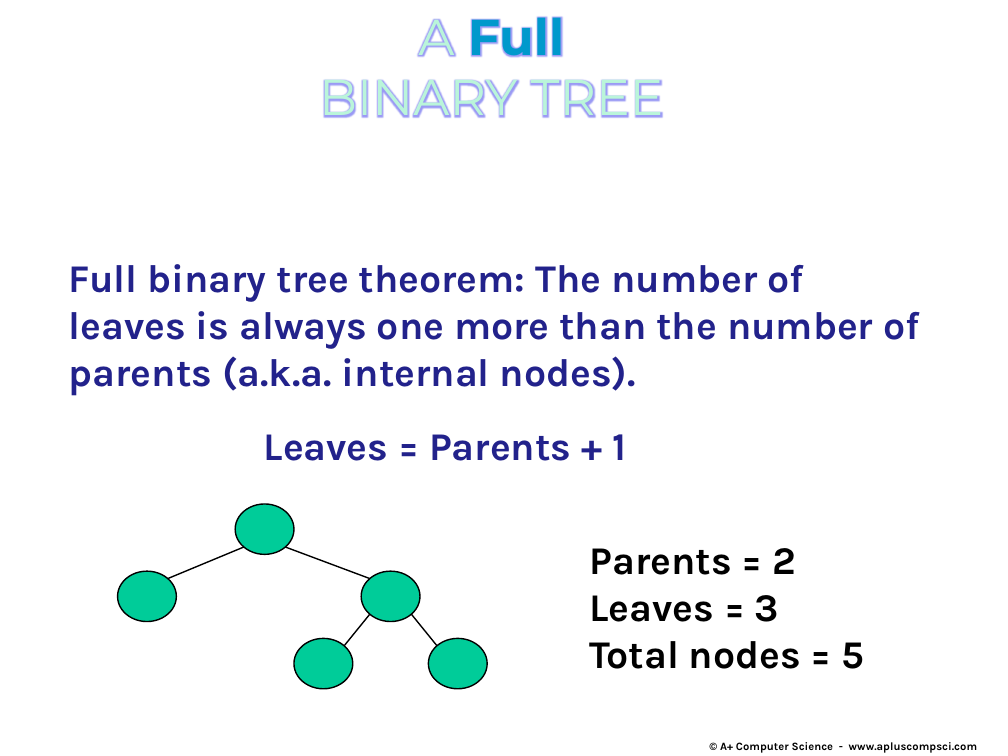
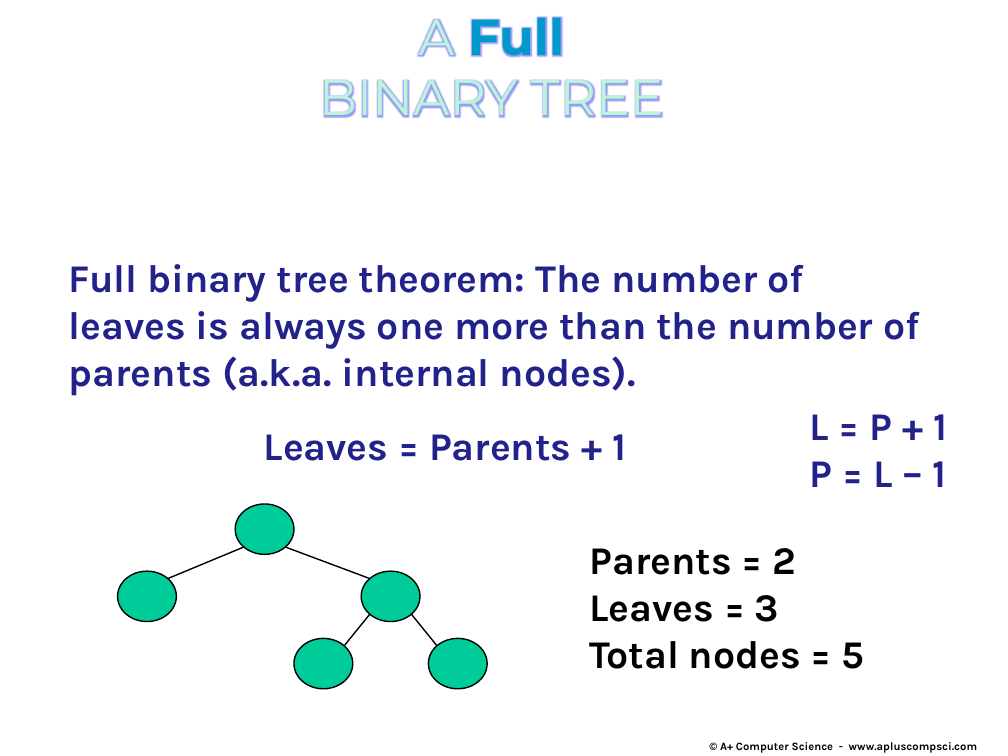
Before and after one commit to Cy-FairCS/cs3, a slide deck: slide 3 of u08a_bTrees/notes/_b - Attributes and and building BSTs.pptx. Drawn at 1008x756 pixels with LibreOffice and Linux fonts; fonts in the diff are those of the drawing. Boxes give left, top, right and bottom in pixels: in the first picture for what was removed or moved away, otherwise in the second. Text is boxed around its words. In the diff, an @@ line names an element or a change of style, - is before the commit and + after.

```diff
--- a/u08a_bTrees/notes/_b - Attributes and and building BSTs.pptx
+++ b/u08a_bTrees/notes/_b - Attributes and and building BSTs.pptx
@@ text added at box(809, 414, 947, 487), 28 pt, text #22228B, bold @@
+L = P + 1
+P = L – 1
```
Also in this commit, not shown: 4 other slides changed, 2 other files.
